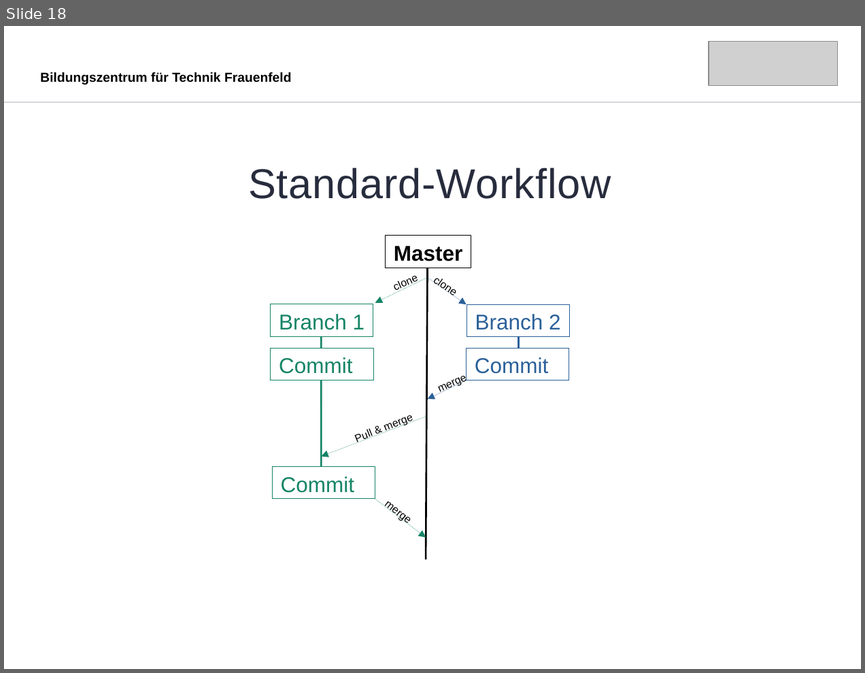
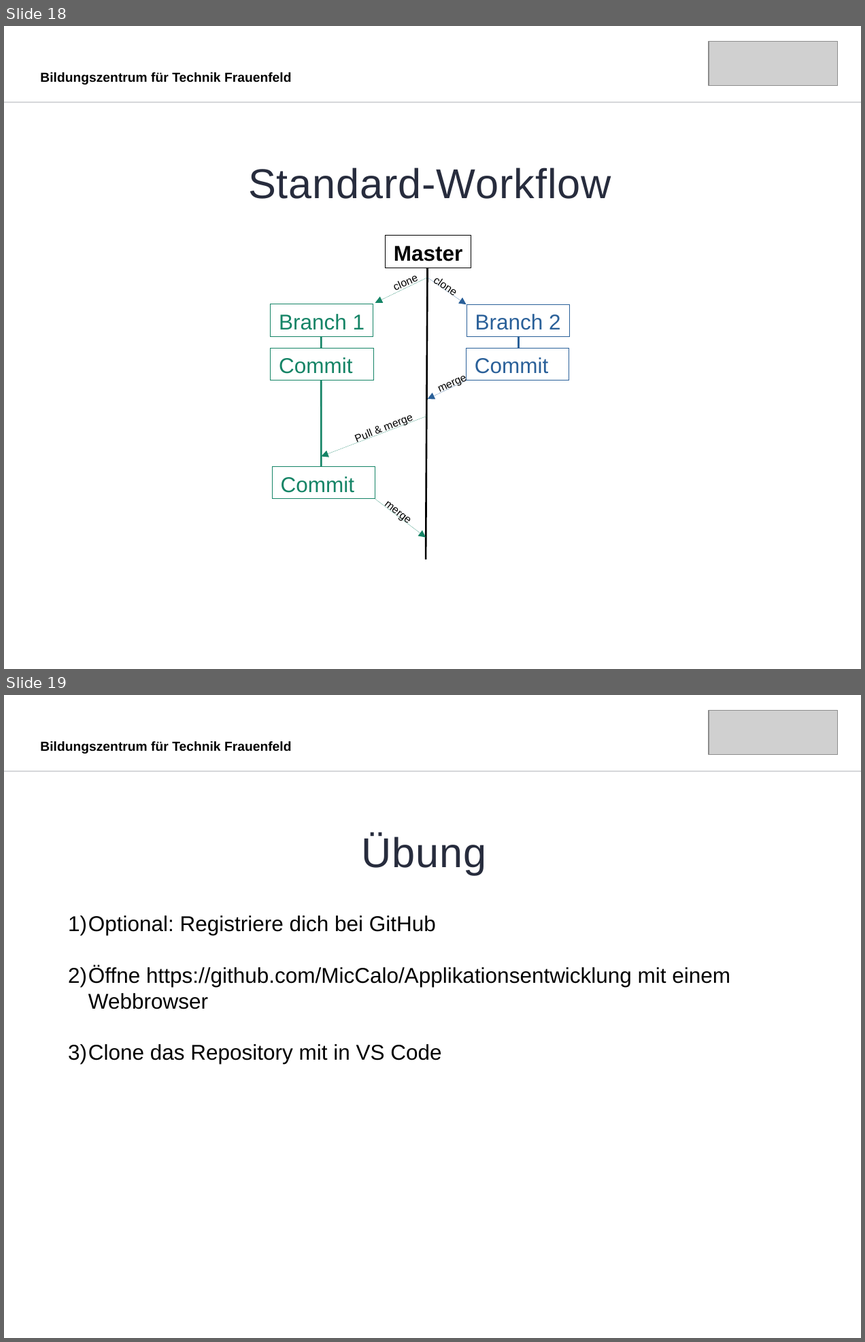
Before and after one commit to MicCalo/Applikationsentwicklung, a slide deck: Tag 3/Slides.odp. Shown one above the other, each under a label of ours: slide 18 before the commit, slides 18 and 19 after it. The pictures are 865x673 and 865x1342 pixels, drawn with LibreOffice and Linux fonts; fonts in the diff are those of the drawing; grey boxes stand for pictures. Boxes give left, top, right and bottom in pixels: in the first picture for what was removed or moved away, otherwise in the second. Text is boxed around its words. In the diff, an @@ line names an element or a change of style, - is before the commit and + after.

```diff
--- a/Tag 3/Slides.odp
+++ b/Tag 3/Slides.odp
@@ slide 19 added at box(4, 695, 861, 1338), background #FFFFFF @@
@@ picture added at box(708, 711, 838, 755) @@
@@ text added at box(40, 741, 292, 753), 11 pt, text #000000, bold @@
+Bildungszentrum für Technik Frauenfeld
@@ line added from (4, 771) to (861, 771), #272C3D 0.99 pt @@
@@ text added at box(361, 834, 486, 875), 35 pt, text #272C3D @@
+Übung
@@ text added at box(68, 915, 730, 1064), 18 pt, text #000000 @@
+1) Optional: Registriere dich bei GitHub
+2) Öffne https://github.com/MicCalo/Applikationsentwicklung mit einem Webbrowser
+3) Clone das Repository mit in VS Code
```
Also in this commit, not shown: 2 slides changed, 16 other files.
